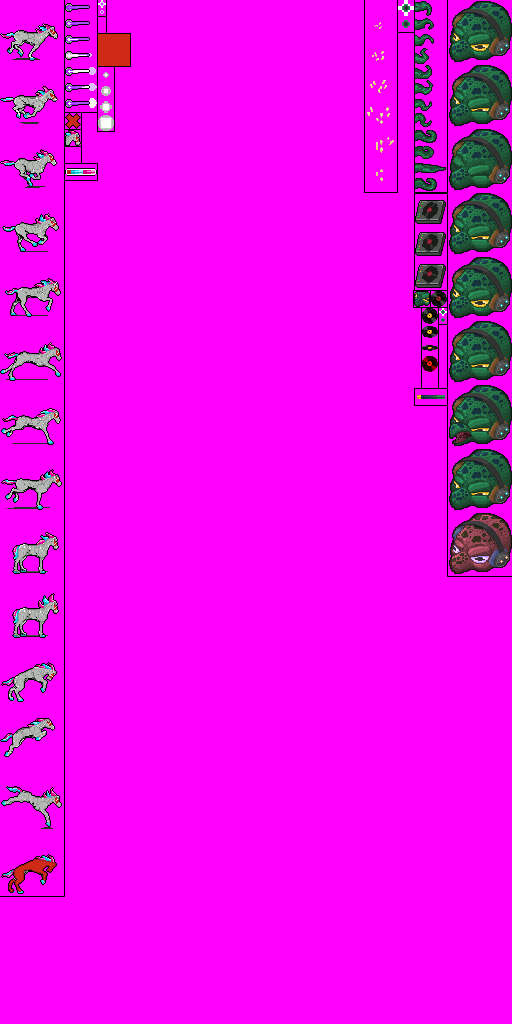
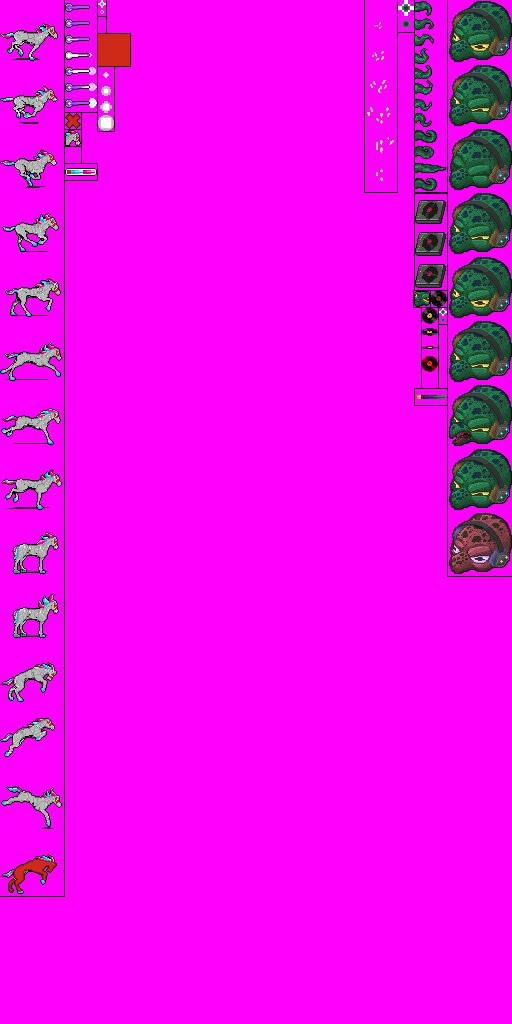
The second 512×1024 image is a revision of the first. Changes to its layers:
painted on "Vinyl alt" over [422, 326, 438, 351]
